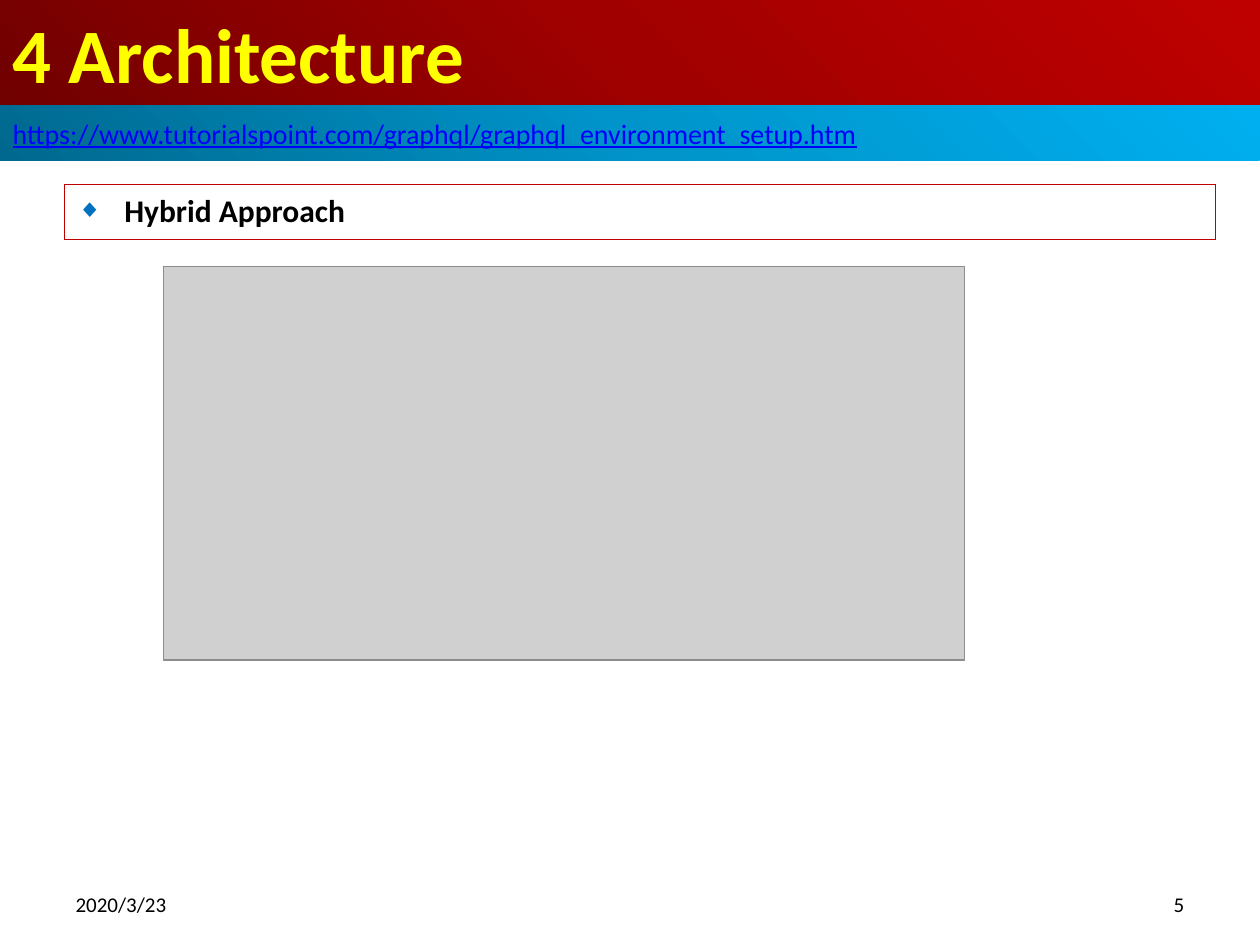
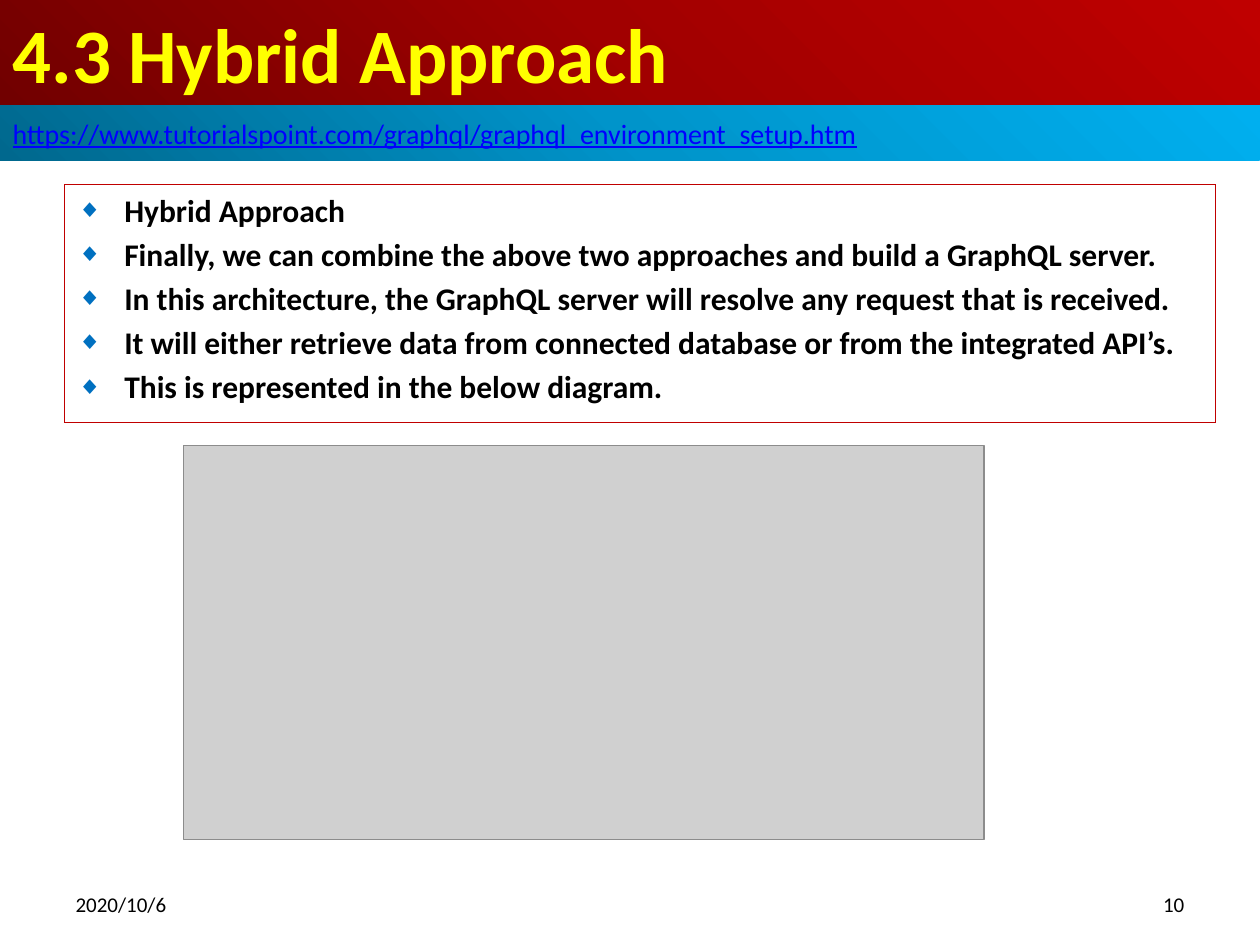
Before and after one commit to peterhchen/700_GraphQL, a slide deck: slide 10 of 04_Architecture.pptx (slide 5 before the commit). Drawn at 1260x945 pixels with LibreOffice and Linux fonts; fonts in the diff are those of the drawing; grey boxes stand for pictures. Boxes give left, top, right and bottom in pixels: in the first picture for what was removed or moved away, otherwise in the second. Text is boxed around its words. In the diff, an @@ line names an element or a change of style, - is before the commit and + after.

```diff
--- a/04_Architecture.pptx
+++ b/04_Architecture.pptx
@@ title at (13,29,668,95): text changed @@
-4 Architecture
+4.3 Hybrid Approach
@@ subtitle "Hybrid Approach": place and size @@
-subtitle "Hybrid Approach" at (64,185,1215,241)
+subtitle "Hybrid Approach" at (64,185,1215,423)
@@ subtitle at (124,244,1174,404): paragraphs added @@
+◆ Finally, we can combine the above two approaches and build a GraphQL server.
+◆ In this architecture, the GraphQL server will resolve any request that is received.
+◆ It will either retrieve data from connected database or from the integrated API’s.
+◆ This is represented in the below diagram.
@@ picture: place and size @@
-picture at (164,266,964,659)
+picture at (184,446,984,839)
@@ text at (76,897,167,913): text changed @@
-2020/3/23
+2020/10/6
@@ page number at (1163,898,1184,912): text changed @@
-5
+10
```
Also in this commit, not shown: 5 other slides changed, 5 slides added.
